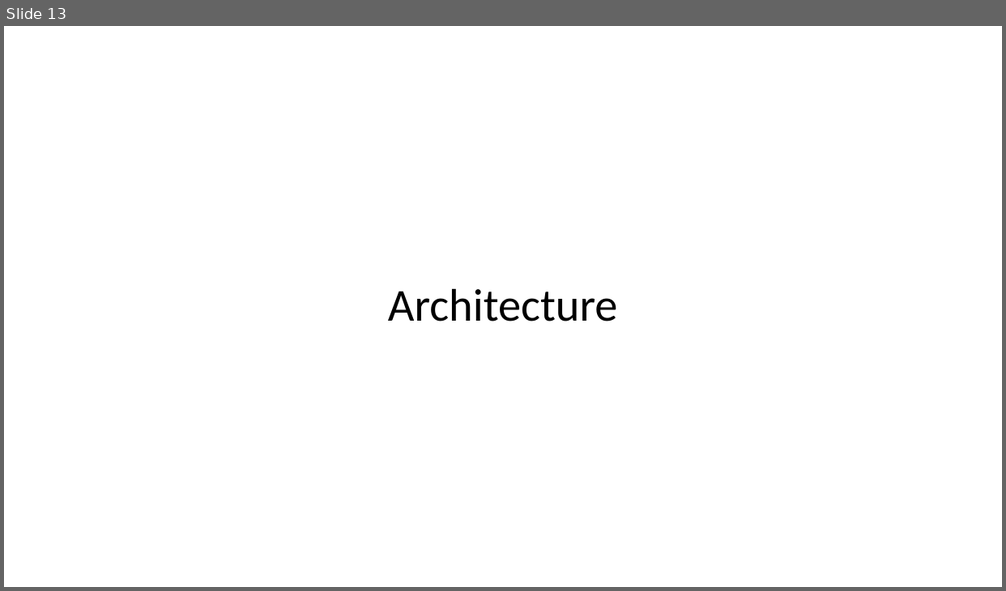
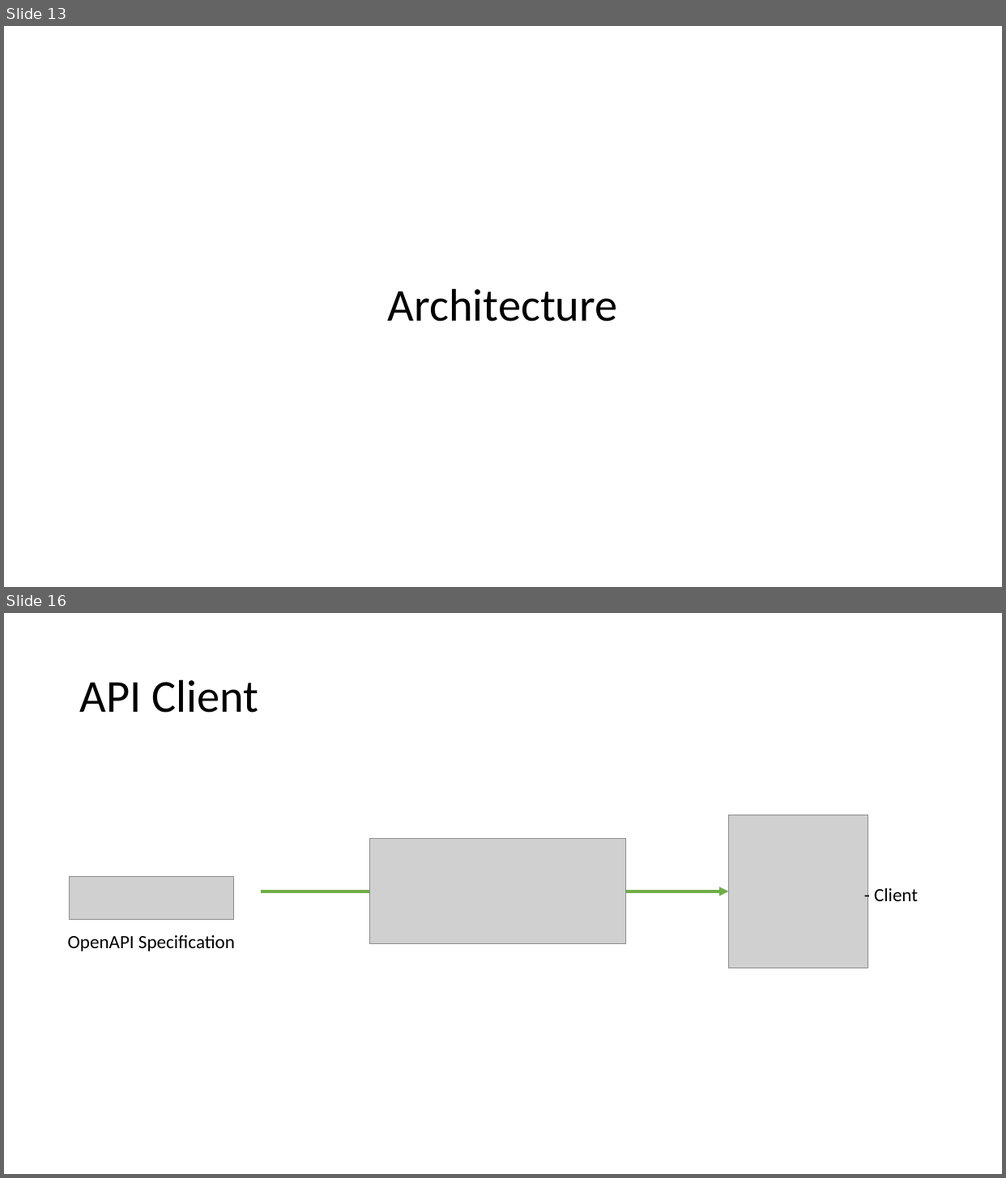
Before and after one commit to RosarioBrancato/SpeechBasedGroceries, a slide deck: Documentation/presentation.pptx. Shown one above the other, each under a label of ours: slide 13 before the commit, slides 13 and 16 after it; the slides between them are not shown. The pictures are 1006x591 and 1006x1178 pixels, drawn with LibreOffice and Linux fonts; fonts in the diff are those of the drawing; grey boxes stand for pictures. Boxes give left, top, right and bottom in pixels: in the first picture for what was removed or moved away, otherwise in the second. Text is boxed around its words. In the diff, an @@ line names an element or a change of style, - is before the commit and + after.

```diff
--- a/Documentation/presentation.pptx
+++ b/Documentation/presentation.pptx
@@ slide 16 added at (4,613,1002,1174), background #FFFFFF @@
@@ title added at (80,679,259,713), 44 pt, text #000000 @@
+API Client
@@ picture added at (729,815,868,969) @@
@@ picture added at (370,838,625,944) @@
@@ picture added at (69,876,234,920) @@
@@ arrow added from (261, 892) to (729, 892), #70AD47 3 pt @@
@@ text added at (874,888,918,901), 18 pt, text #000000 @@
+- Client
@@ text added at (68,935,235,952), 18 pt, text #000000 @@
+OpenAPI Specification
```
Also in this commit, not shown: 4 other slides added.
